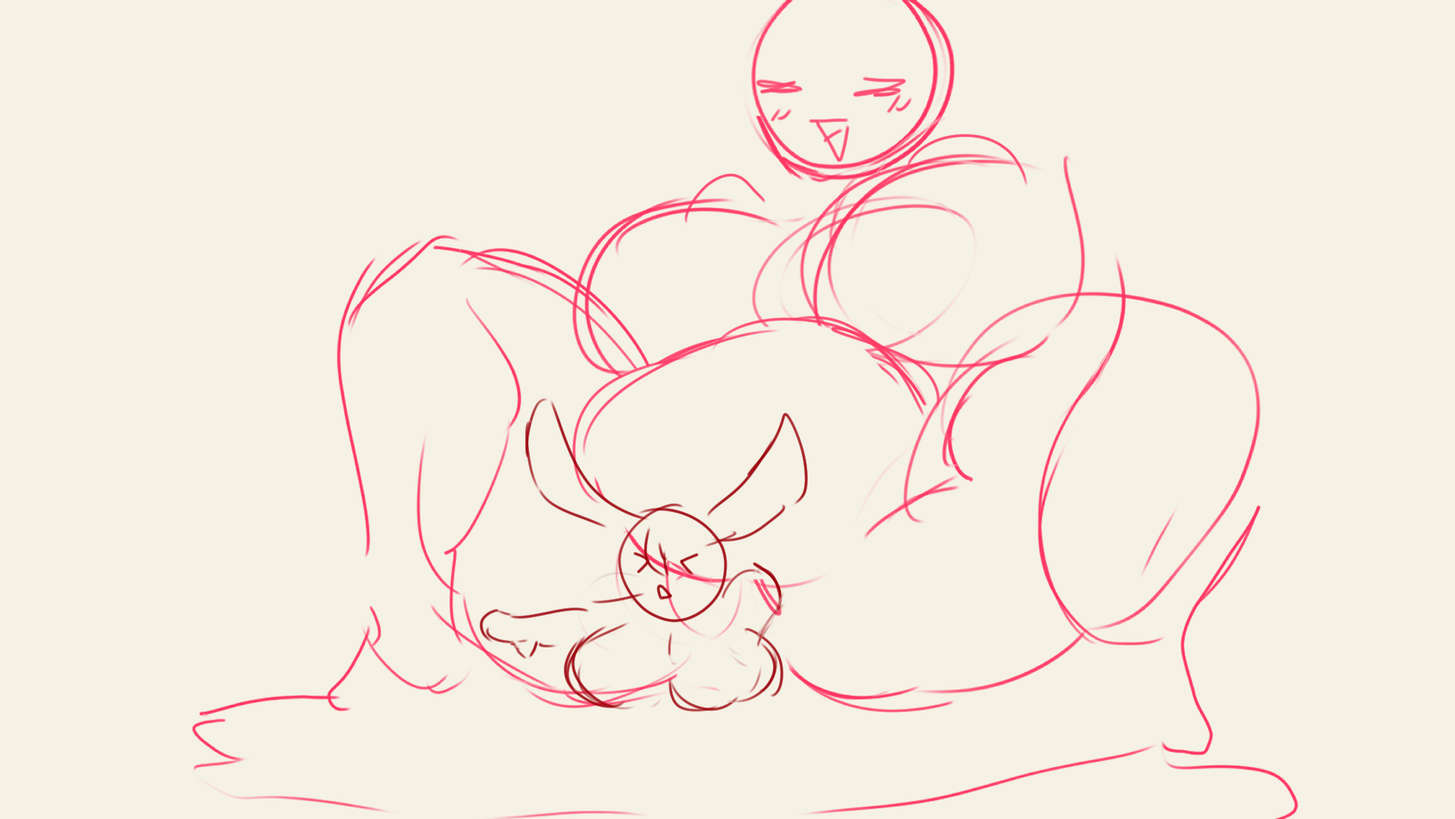
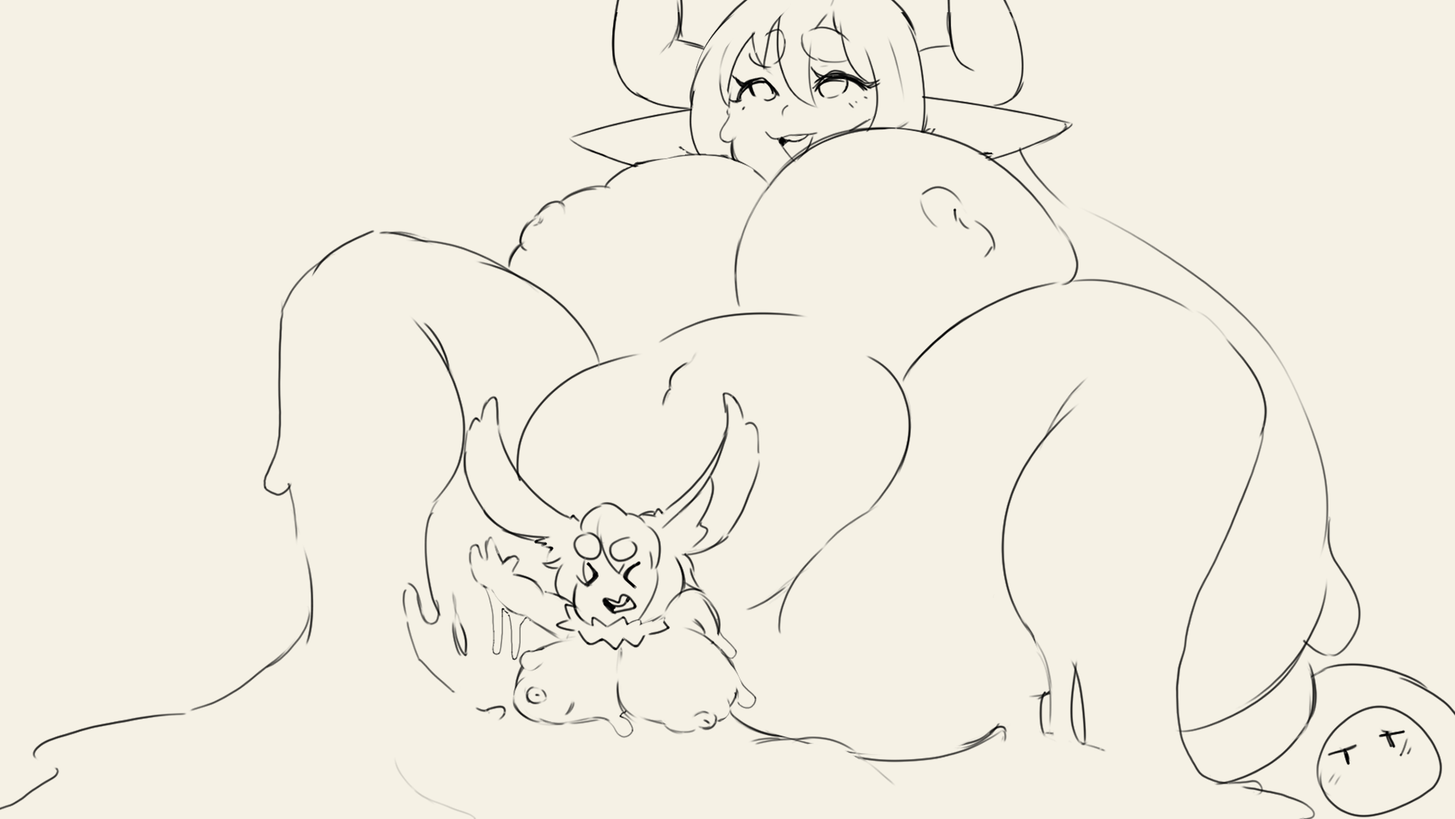
The second 1455 x 819 image is a revision of the first. Changes to its layers:
added layer "Layer 1" in group "Escape" over left=0, top=0, right=1455, bottom=819
hid "Layer 12", opacity 100% → 10% over left=479, top=397, right=809, bottom=712
hid "Layer 10", opacity 100% → 26% over left=191, top=0, right=1299, bottom=819
